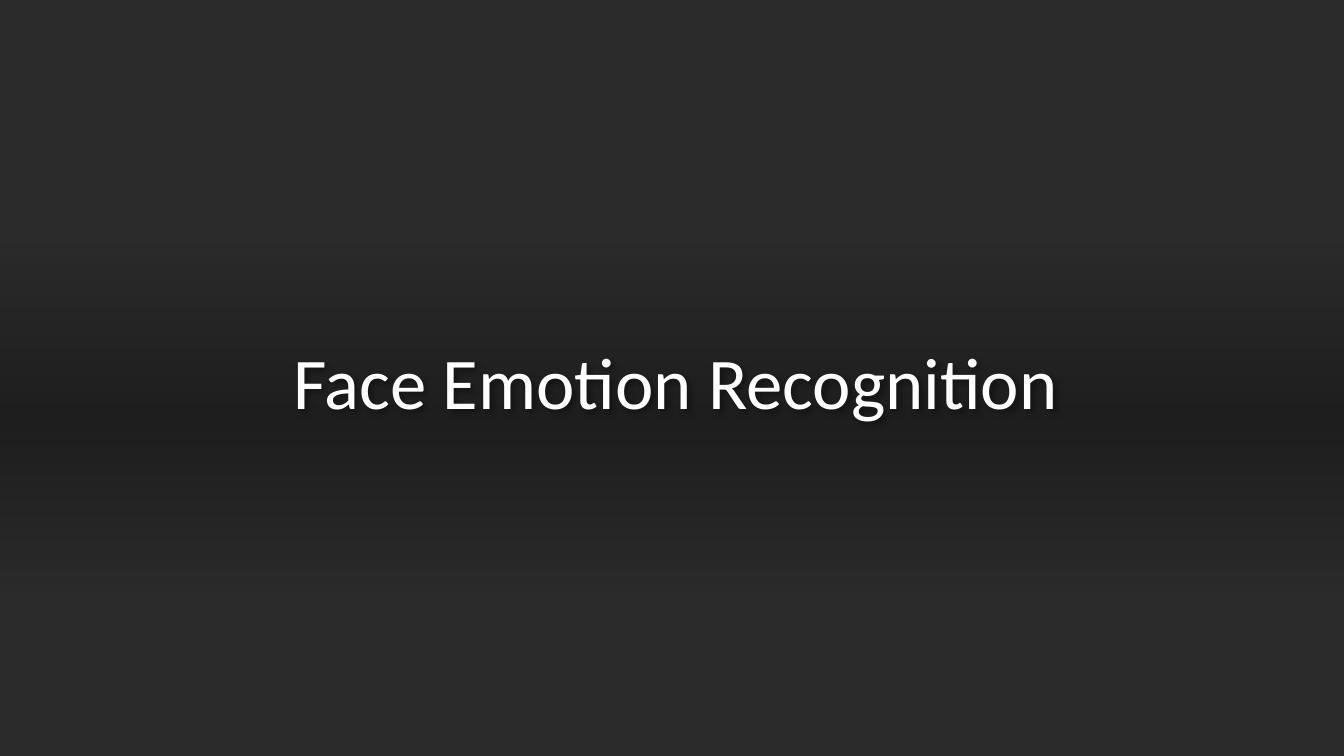
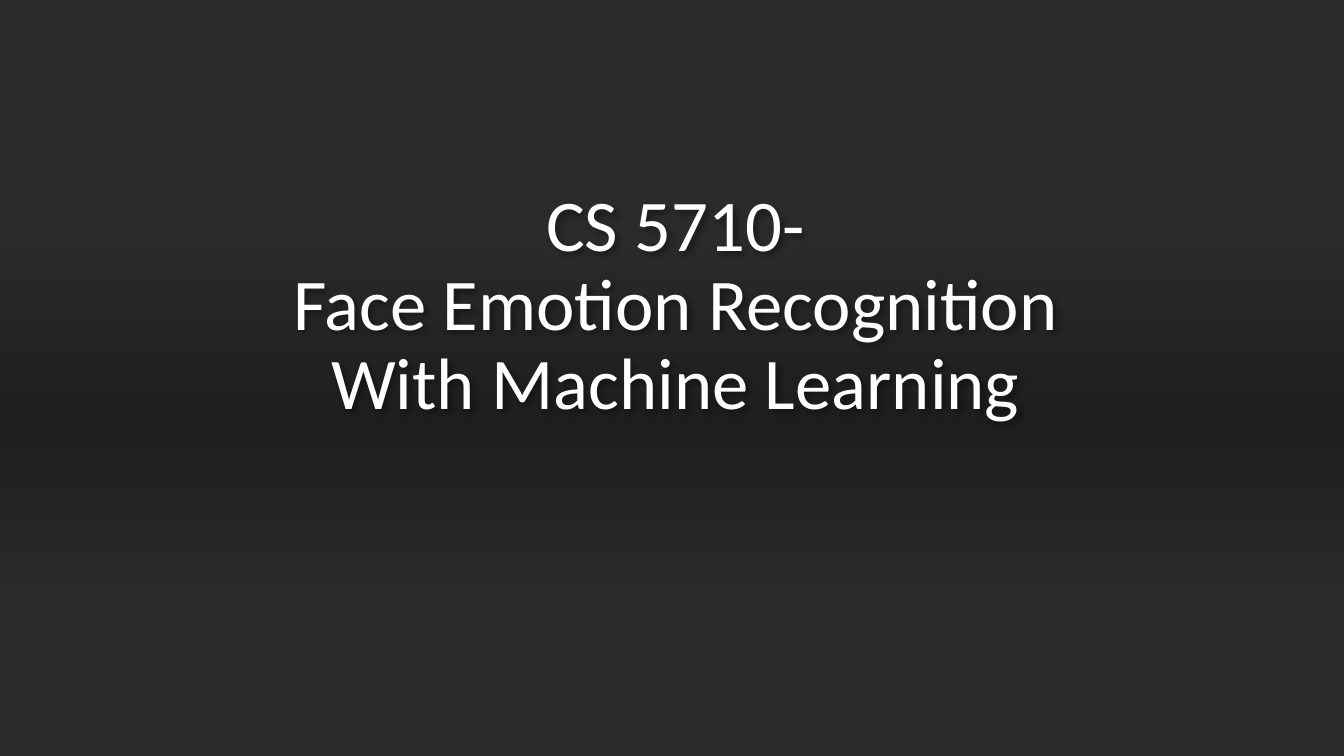
Before and after one commit to kinggovind/Final-Project, a slide deck: slide 1 of Facial Emotion Recognition.pptx. Drawn at 1344x756 pixels with LibreOffice and Linux fonts; fonts in the diff are those of the drawing; background and template pictures are left out; a plain dark background stands for a picture behind light text. Boxes give left, top, right and bottom in pixels: in the first picture for what was removed or moved away, otherwise in the second. Text is boxed around its words. In the diff, an @@ line names an element or a change of style, - is before the commit and + after.

```diff
--- a/Facial Emotion Recognition.pptx
+++ b/Facial Emotion Recognition.pptx
@@ title at bbox=[293, 203, 1057, 422]: text changed @@
-Face Emotion Recognition
+CS 5710-
+Face Emotion Recognition
+With Machine Learning
```
Also in this commit, not shown: 4 other slides changed, 7 slides added, 2 slides removed.
